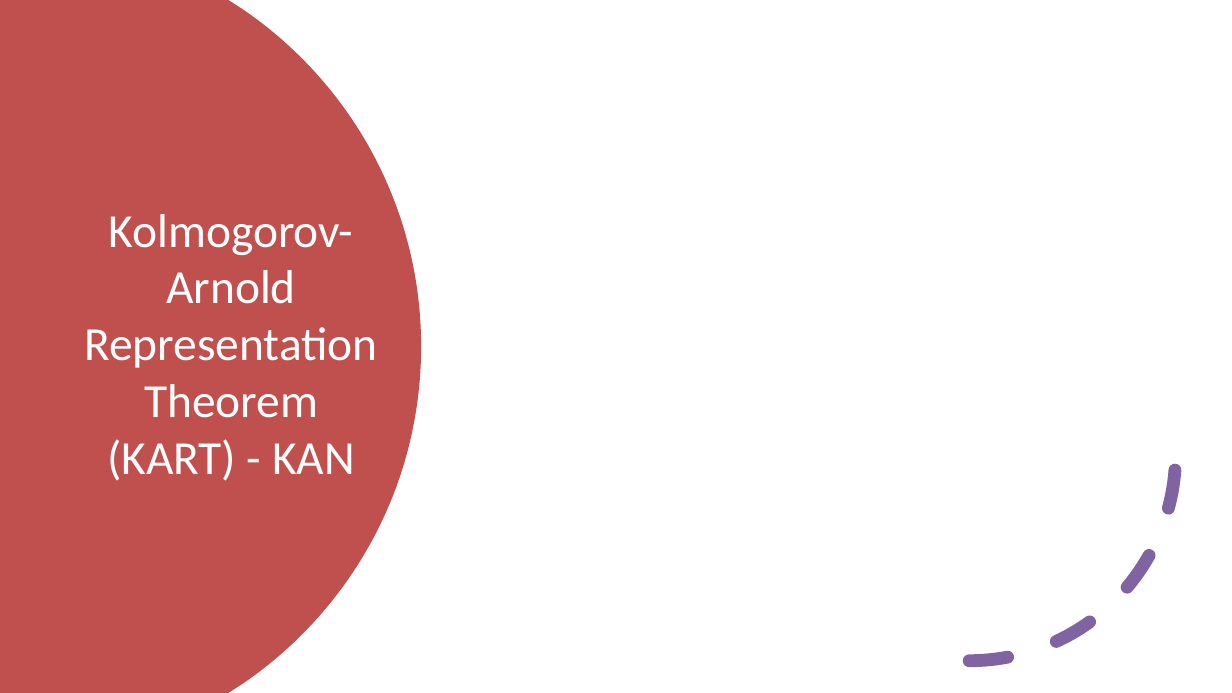
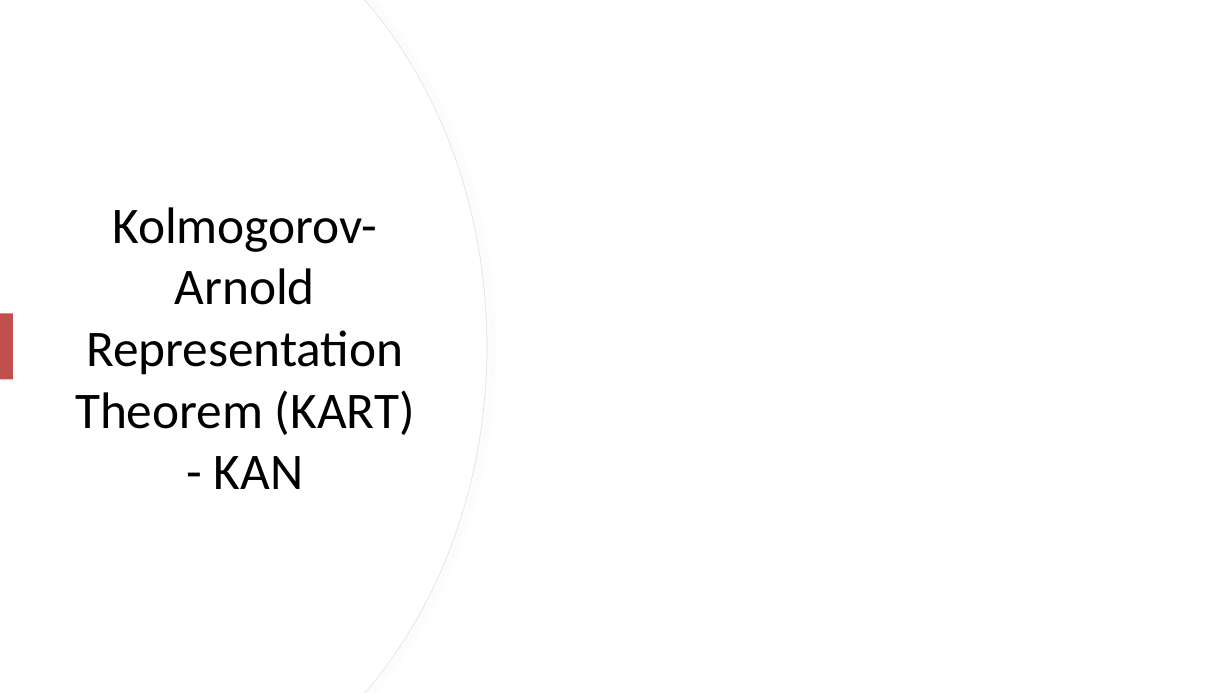
Before and after one commit to mtomas03/Thesis_Paper, a slide deck: slide 7 of Presentation.pptx (slide 5 before the commit). Drawn at 1232x693 pixels with LibreOffice and Linux fonts; fonts in the diff are those of the drawing; grey boxes stand for pictures. Boxes give left, top, right and bottom in pixels: in the first picture for what was removed or moved away, otherwise in the second. Text is boxed around its words. In the diff, an @@ line names an element or a change of style, - is before the commit and + after.

```diff
--- a/Presentation.pptx
+++ b/Presentation.pptx
@@ freeform shape resized from (x1=0, y1=0, x2=421, y2=693) to (x1=0, y1=0, x2=486, y2=693) @@
@@ freeform shape at (x1=0, y1=0, x2=486, y2=693): fill #C0504D to #FFFFFF @@
@@ freeform shape added at (x1=0, y1=0, x2=487, y2=693), fill #FFFFFF, outline #E6E6E6 0.75 pt @@
@@ title "Kolmogorov-Arnold Representation Theorem (KART) - ..." at (x1=75, y1=207, x2=415, y2=489): size 37 to 40 pt, text colour #FFFFFF to #000000 @@
@@ arc (boxed as its full ellipse) removed at (x1=763, y1=249, x2=1176, y2=662) @@
@@ rectangle added at (x1=0, y1=313, x2=13, y2=380), fill #C0504D @@
```
Also in this commit, not shown: 10 other slides changed, 8 slides added.
